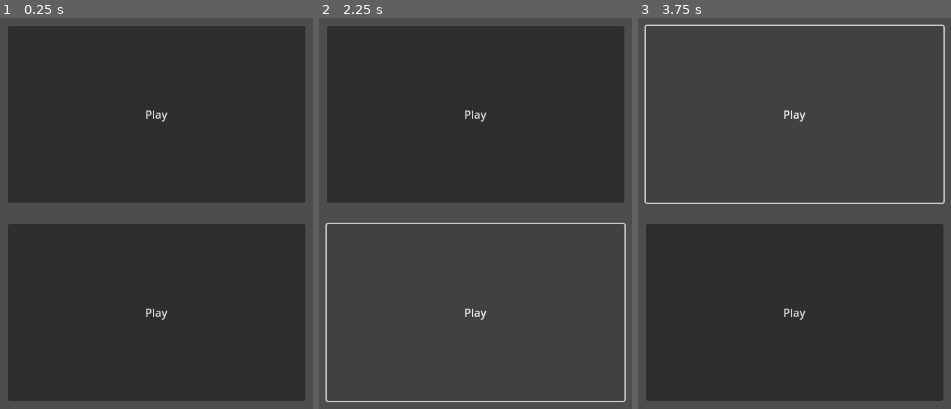
Above: before the commit, frames 1-3 (left to right).
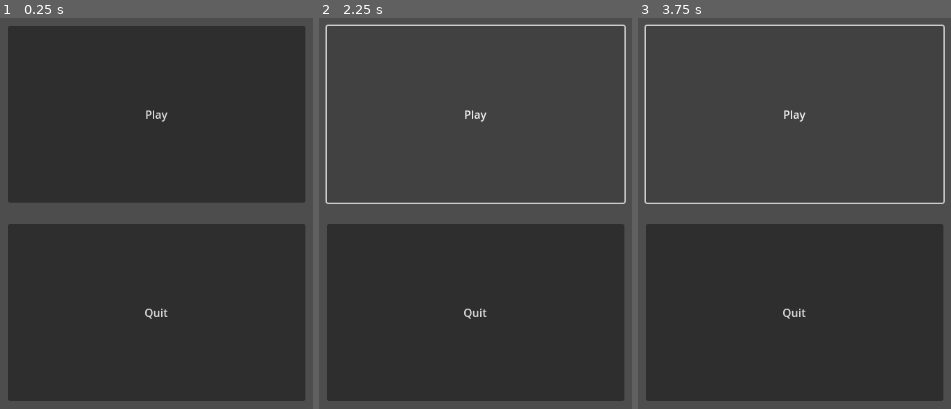
Above: after the commit, the same moments.

Repository: DarcoLard/new-game-project
Game: Godot game, scene res://main.tscn
Same seed, same stepped clock (60 frames per second), same inputs: the game is played once before the commit and once after it.
Inputs:
- Up to frame 1 (0.25 s): no input
- Up to frame 2 (2.25 s): click "Play" at 0.5 s; click "Play" at 1.25 s; click "Play" at 2 s
- Up to frame 3 (3.75 s): click "Play" at 2.75 s; click "Play" at 3.5 s

The runs differ from the first frame. In frame 1, 0.1% of the frame differs, in the area x 46-54%, y 74-78%; in frame 2, 2.7%, in the area x 1-99%, y 1-99%; in frame 3, 0.1%.

Commit message:
Update main.tscn

Diff:
--- a/main.tscn
+++ b/main.tscn
@@ -14,4 +14,4 @@
 offset_top = 335.0
 offset_right = 746.0
 offset_bottom = 590.0
-text = "Play"
+text = "Quit"
